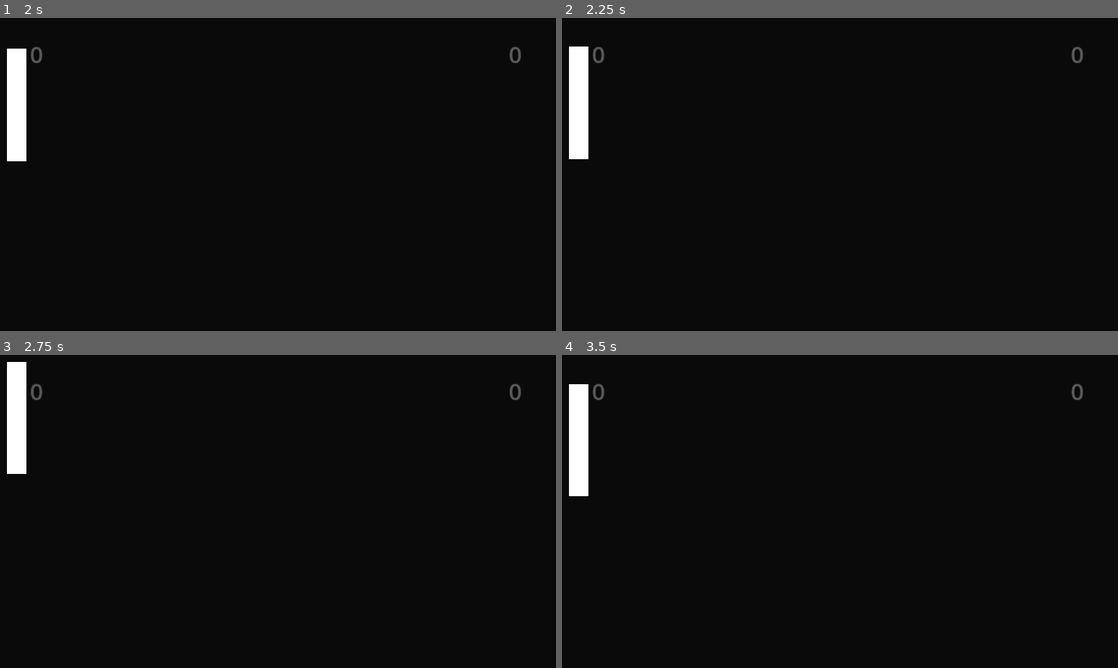
Above: before the commit, frames 1-4 (two rows, left to right).
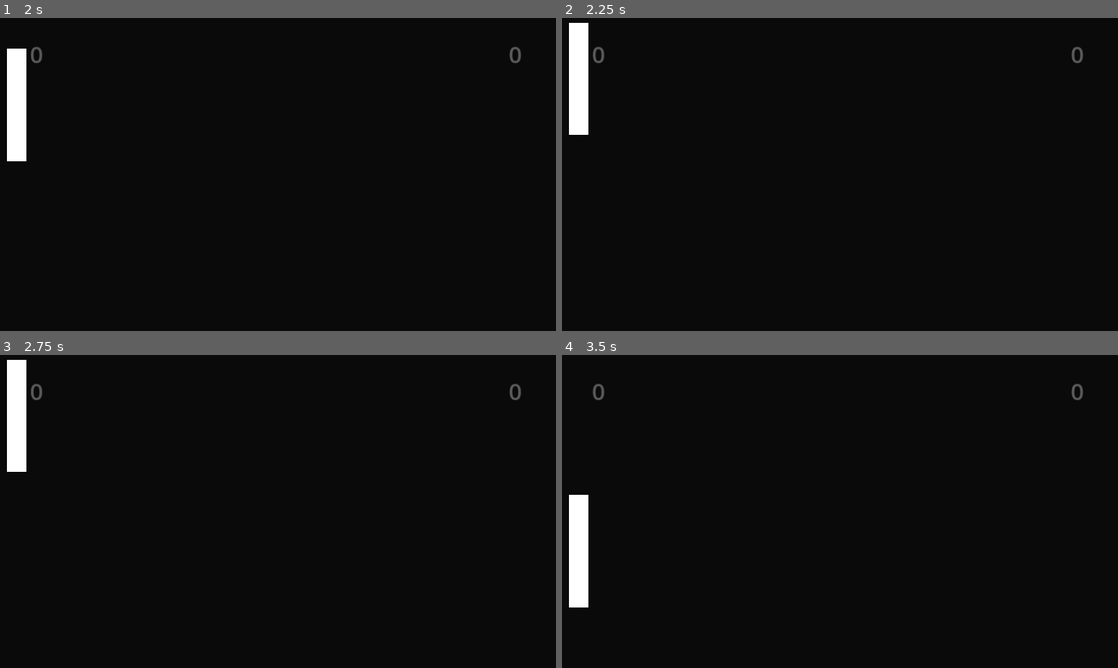
Above: after the commit, the same moments.

Repository: Tch1b0/multiplayer-pong
Game: Godot game, scene res://Menu.tscn
The game is run twice, just before and just after one commit, with the same random seed, the same clock (stepped at 60 frames per second) and the same inputs.
Inputs (mouse positions are in pixels of both pictures, inside the frame that each line leads up to):
- Up to frame 1 (2 s): click (272, 243) at 0.52 s; type "Alex" at 0.6 s; click "Host" at 1.25 s
- Up to frame 2 (2.25 s): tap Enter at 2 s; hold Up (ui_up) from 2.03 s (still down)
- Up to frame 3 (2.75 s): keep holding Up (ui_up)
- Up to frame 4 (3.5 s): release Up (ui_up) at 2.78 s; hold Down (ui_down) from 2.78 s (still down)

Frame 1 is identical in both runs. In frame 2, 0.5% of the frame differs, in the area x 1-5%, y 1-46%; in frame 3, less than 0.1%; in frame 4, 2.5%, in the area x 1-5%, y 9-81%.

Commit message:
tweaking

Diff:
--- a/Ball.gd
+++ b/Ball.gd
@@ -1,7 +1,7 @@
 extends CharacterBody2D
 
 
-const SPEED = 300.0
+const SPEED = 500.0
 
 func _ready() -> void:
 	velocity = Vector2(1, 1) * SPEED
--- a/Player.gd
+++ b/Player.gd
@@ -1,18 +1,18 @@
 extends CharacterBody2D
 class_name Player
 
-@export var speed: float = 200
+@export var speed: float = 400
 
 
 func _enter_tree() -> void:
 	set_multiplayer_authority(name.to_int())
 
-func _physics_process(delta: float) -> void:
+func _physics_process(_delta: float) -> void:
 	if is_multiplayer_authority():
 		if Input.is_action_pressed("ui_up"):
-			velocity.y = max(velocity.y - delta * speed, -200)
+			velocity.y = -speed
 		elif Input.is_action_pressed("ui_down"):
-			velocity.y = min(velocity.y + delta * speed, 200)
+			velocity.y = speed
 		else:
 			velocity.y /= 2
 
Not shown, added: export_presets.cfg
